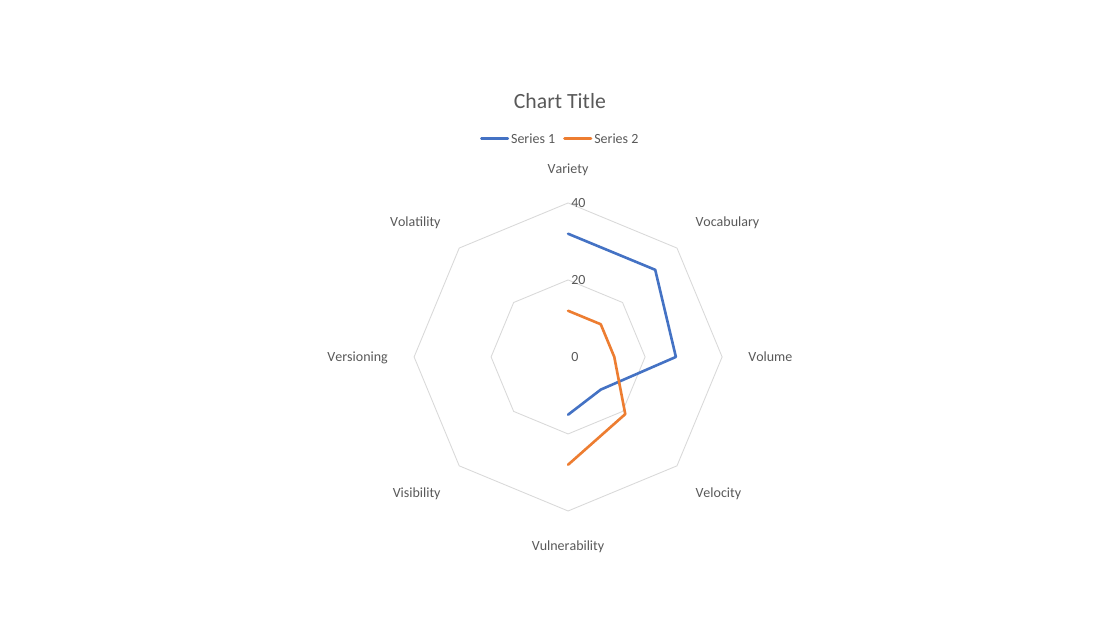
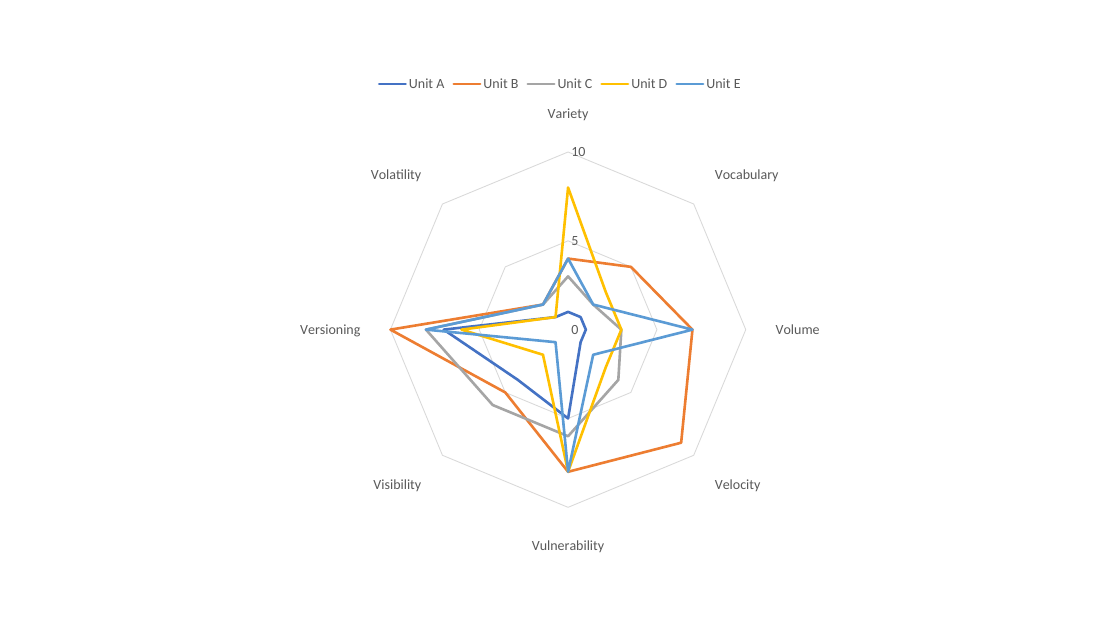
Before and after one commit to dret/lectures, a slide deck: slide 2 of api-days-paris-dec-2018/img/compass-examples.pptx. Drawn at 1120x630 pixels with LibreOffice and Linux fonts; fonts in the diff are those of the drawing. Boxes give left, top, right and bottom in pixels: in the first picture for what was removed or moved away, otherwise in the second. Text is boxed around its words. In the diff, an @@ line names an element or a change of style, - is before the commit and + after.

```diff
--- a/api-days-paris-dec-2018/img/compass-examples.pptx
+++ b/api-days-paris-dec-2018/img/compass-examples.pptx
@@ radar chart at box(187, 66, 933, 565) @@
-Series 1: 32, 32, 28, 12, 15, -, -, -
+Unit A: 1, 1, 1, 1, 5, 4, 7, 1
-Series 2: 12, 12, 12, 21, 28, -, -, -
+Unit B: 4, 5, 7, 9, 8, 5, 10, 2
+Unit C: 3, 2, 3, 4, 6, 6, 8, 2
+Unit D: 8, 3, 3, 3, 8, 2, 6, 1
+Unit E: 4, 2, 7, 2, 8, 1, 8, 2
```
Also in this commit, not shown: 2 other files.
